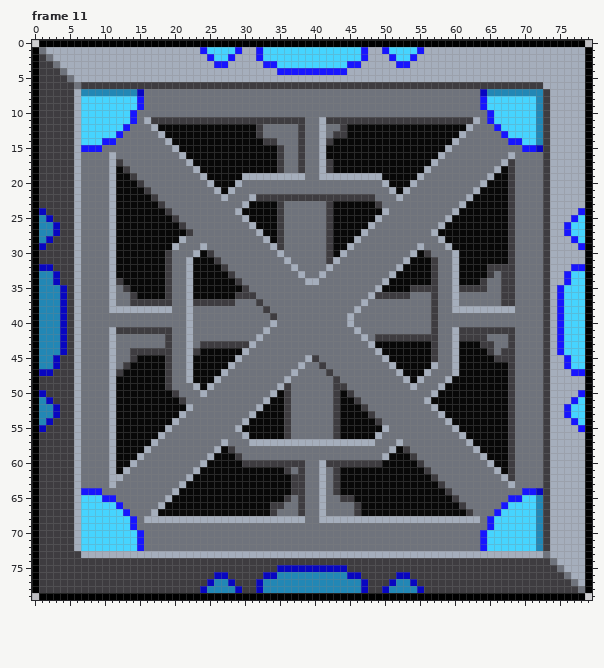
Pixel-art file, stored at Assets/Buildings/Drills/LargeDrill.aseprite. The picture above is the old version.
80x80 pixels, 11 frames. Shown: frame 11. The commit also changed other frames, which this record leaves out.
The same view after the edit:
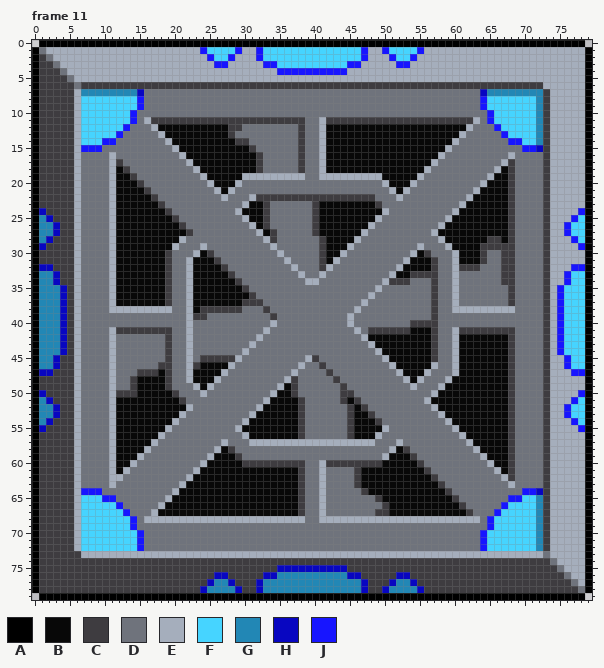
Palette (. is transparent): A #000000  B #080808  C #3e3c40  D #6f737c  E #a5aebc  F #46d4ff  G #2287b5  H #0806c1  J #1715ff
What changed:
Frame 11, layer "Spinner":
y 12: x 28..32 BBBBC -> CCDDD; x 42..44 DDC -> BBB
y 13: x 28..32 BBBBC -> CDDDD; x 42..44 DCC -> BBB
y 14: x 29..34 BBBBCC -> CCDDDD; x 42 C -> B
y 15: x 31..35 BBBBC -> CDDDD
y 16: x 32..35 BBBC -> CDDD
y 17..18: x 32..35 BBBC -> CDDD; x 42 C -> B
y 23..26: x 33..35 BBC -> CDD; x 40..42 DDC -> CBB
y 27: x 34..35 BC -> CD; x 40..42 DDC -> CBB
y 28: x 34..35 BC -> CD; x 41..42 DC -> CB; x 65..66 BB -> CC
y 29: x 35 C -> D; x 41..42 DC -> CB; x 64..67 BBBB -> CCCC
y 30..31: x 41..42 DC -> CB; x 64..67 BBBB -> CDDC
y 32: x 41 D -> C; x 61..66 BBBBCC -> CCCDDD
y 33: x 54..56 BBB -> CCC; x 61..65 BBBBC -> DDDDD
y 34: x 12 C -> B; x 51..56 BBBBBB -> CCCDDD; x 61..64 BBBC -> DDDD
y 35: x 12..13 DC -> BB; x 50..56 BBBBCCC -> DDDDDDD; x 61..64 CCCC -> DDDD; x 67 C -> D
y 36: x 12..14 DDC -> BBB; x 29..30 CC -> BB; x 49..53 CCCCC -> DDDDD; x 67 C -> D
y 37: x 12..18 DDCCCCC -> BBBBBBB; x 23..31 CCCCCCDDD -> BBBBBBBCC; x 67 C -> D
y 38: x 23..29 DDDDDDD -> BCCCCCC
y 39: x 23..24 DD -> CC
y 40: x 54..56 DDD -> CCC
y 41: x 48..56 DDDDDDDDD -> CCCCCCBBB
y 42: x 48..56 DCCCCCCCC -> BBBBBBBBB; x 61..67 CCCCDDD -> BBBBBBB
y 43: x 24..30 CCCCCCC -> DDDDDDD; x 64..67 CCDD -> BBBB
y 44: x 14..18 CCCCC -> DDDDD; x 23..29 CBBBBBB -> DDDDDDD; x 65..67 CDC -> BBB
y 45: x 14..18 CBBBB -> DDDDD; x 23..28 BBBBBB -> DCCCCC; x 66..67 CC -> BB
y 46: x 13..18 CBBBBB -> DDDDDC; x 23 B -> C
y 47: x 12..17 CBBBBB -> DDDCCC
y 48: x 12..14 BBB -> DDC; x 37 D -> C
y 49: x 12..14 BBB -> DDC; x 36..37 CD -> BC; x 43 C -> D
y 50: x 12..14 BBB -> CCC; x 36..37 CD -> BC; x 43..44 CB -> DC
y 51: x 36..38 CDD -> BBC; x 43..44 CB -> DC
y 52..56: x 36..38 CDD -> BBC; x 43..45 CBB -> DDC
y 61: x 36..37 CD -> BB; x 43..46 CBBB -> DDDC
y 62..63: x 37 C -> B; x 43..46 CBBB -> DDDC
y 64: x 37 C -> B; x 43..47 CBBBB -> DDDDC
y 65: x 36..37 CD -> BB; x 44..49 CCBBBB -> DDDDDC
y 66: x 34..37 CCDD -> BBBB; x 46..50 CBBBB -> DDDDC
y 67: x 34..37 CDDD -> BBBB; x 46..50 CBBBB -> DDDCC
